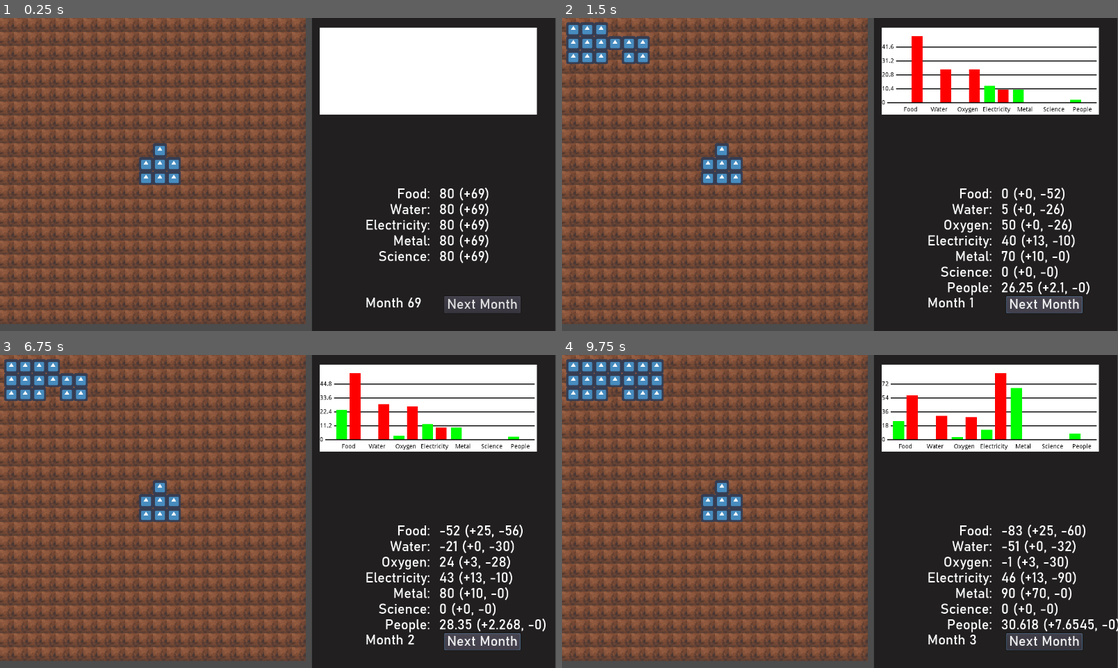
Above: before the commit, frames 1-4 (two rows, left to right).
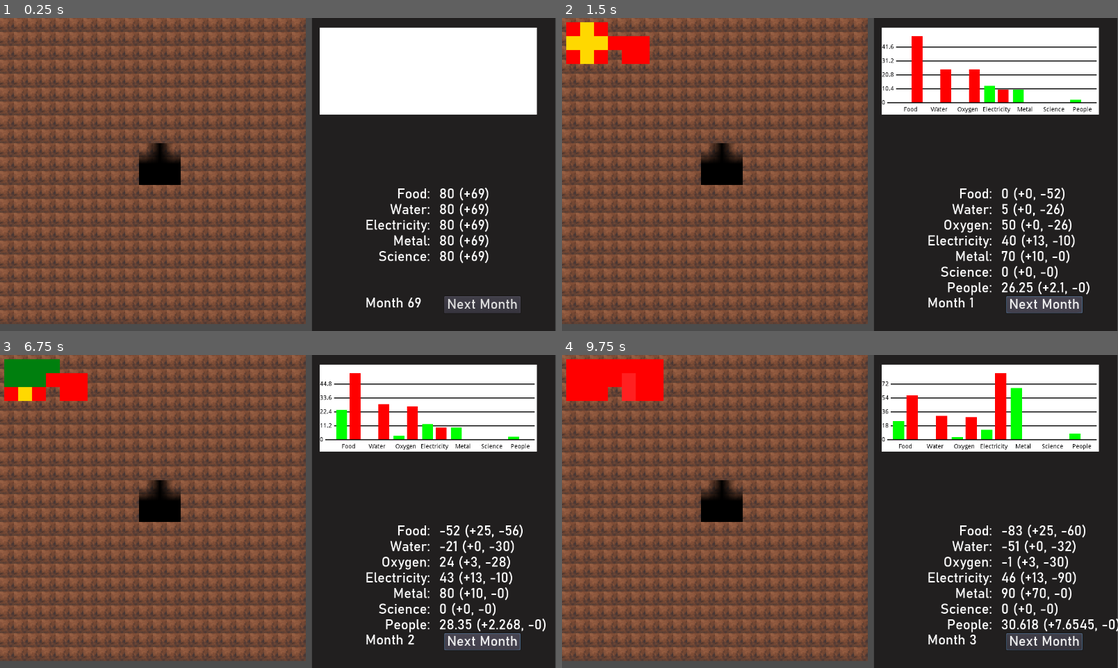
Above: after the commit, the same moments.

Repository: sirknightj/CEV-1
Game: Godot game, scene res://scenes/MainGameScene.tscn
The game is run twice, just before and just after one commit, with the same random seed, the same clock (stepped at 60 frames per second) and the same inputs. The engine's default icon, where the game draws it, is replaced by a stand-in: a white triangle on a blue panel in a dark square.
Inputs (mouse positions are in pixels of both pictures, inside the frame that each line leads up to):
- Up to frame 1 (0.25 s): no input
- Up to frame 2 (1.5 s): click "Next Month" at 0.5 s; click "Next Month" at 1.25 s
- Up to frame 3 (6.75 s): click (355, 414) at 2 s; click (361, 414) at 2.75 s; click (355, 433) at 3.5 s; click (355, 414) at 4.25 s; click (361, 414) at 5 s; click (355, 433) at 5.75 s; click "Next Month" at 6.5 s
- Up to frame 4 (9.75 s): click (917, 414) at 7.25 s; click (923, 414) at 8 s; click (917, 433) at 8.75 s; tap Enter at 9.5 s; drag from (723, 486) to (573, 367) at 9.52 s

The runs differ from the first frame. In frame 1, 0.9% of the frame differs, in the area x 25-33%, y 40-54%; in frame 2, 2.4%; in frame 3, 2.6%; in frame 4, 3.1%, in the area x 0-33%, y 1-54%.

Commit message:
Use textures for buildings

Diff:
--- a/source/scenes/Building.tscn
+++ b/source/scenes/Building.tscn
@@ -9,5 +9,11 @@
 visible = false
 modulate = Color( 1, 1, 1, 0.27451 )
 
+[node name="Sprite" type="Sprite" parent="Shadow"]
+centered = false
+
 [node name="Ghost" type="Node2D" parent="."]
 visible = false
+
+[node name="Sprite" type="Sprite" parent="."]
+centered = false
--- a/source/scenes/GridSquare.tscn
+++ b/source/scenes/GridSquare.tscn
@@ -1,11 +1,6 @@
-[gd_scene load_steps=3 format=2]
+[gd_scene load_steps=2 format=2]
 
-[ext_resource path="res://icon.png" type="Texture" id=1]
 [ext_resource path="res://scripts/GridSquare.gd" type="Script" id=2]
 
 [node name="GridSquare" type="Area2D"]
 script = ExtResource( 2 )
-
-[node name="Sprite" type="Sprite" parent="."]
-scale = Vector2( 0.625, 0.625 )
-texture = ExtResource( 1 )
--- a/source/scenes/buildings/CityCenter.tscn
+++ b/source/scenes/buildings/CityCenter.tscn
@@ -1,9 +1,11 @@
-[gd_scene load_steps=3 format=2]
+[gd_scene load_steps=4 format=2]
 
 [ext_resource path="res://scripts/CityCenter.gd" type="Script" id=1]
 [ext_resource path="res://scenes/Building.tscn" type="PackedScene" id=2]
+[ext_resource path="res://assets/images/center.png" type="Texture" id=3]
 
 [node name="CityCenter" instance=ExtResource( 2 )]
 script = ExtResource( 1 )
 locked = true
 shape = [ [ false, true, false ], [ true, true, true ], [ true, true, true ] ]
+texture = ExtResource( 3 )
--- a/source/scripts/Building.gd
+++ b/source/scripts/Building.gd
@@ -1,7 +1,16 @@
 extends Node2D
 class_name Building
 
-var _size : float
+const HOVER_MODULATE : Color = Color.white
+const DRAGGING_MODULATE : Color = Color.white
+const REGULAR_MODULATE : Color = Color.white
+
+const DRAGGING_Z_INDEX : int = 10
+const REGULAR_Z_INDEX : int = 1
+
+const SPRITE_BASE_SIZE : int = 1
+
+const _size : float = GameData.SQUARE_SIZE
 
 """
 	Buildings keep track of all of their own state, including resources, whether
@@ -34,7 +43,8 @@
 enum MouseState {
 	NONE,
 	HOVER,
-	DRAGGING
+	DRAGGING,
+	HOLDING
 }
 
 var _last_mouse_pos : Vector2
@@ -61,6 +71,8 @@
 export(Dictionary) var building_effects
 export(Dictionary) var building_cost
 export(int) var building_id = -1
+export(Color) var color
+export(Texture) var texture
 
 func init_shadow():
 	remove_child(_shadow)
@@ -71,10 +83,11 @@
 	assert(shape != null)
 	assert(building_effects != null)
 	assert(building_cost != null)
+	assert(color != null)
+	assert(texture != null)
 
 	if (building_id > 0 && building_id < GameData.BuildingType.size()):
 		set_name("AUTOGEN_" + GameData.BuildingType.keys()[building_id])
-	_size = GameData.SQUARE_SIZE
 	_last_mouse_pos = get_global_mouse_position()
 	_global_pos_next = global_position
 	_global_rot_next = 0
@@ -82,6 +95,12 @@
 	_ghost = get_node("Ghost")
 	call_deferred("init_shadow")
 
+	var scale = Vector2(_size / SPRITE_BASE_SIZE, _size / SPRITE_BASE_SIZE)
+	$Sprite.texture = texture
+	$Sprite.scale = scale
+	_shadow.get_node("Sprite").texture = texture
+	_shadow.get_node("Sprite").scale = scale
+
 	init_shape()
 	add_to_group("buildings")
 
@@ -105,7 +124,6 @@
 	var grid_square : GridSquare = square_scene.instance()
 	parent.add_child(grid_square)
 	grid_square.set_position(Vector2(y * _size + _size / 2, x * _size + _size / 2))
-	grid_square.set_sprite_size(_size)
 	return grid_square
 
 """
@@ -200,11 +218,13 @@
 		return
 
 	if (_mouse_state == MouseState.HOVER):
-		set_modulate(Color.aqua)
+		set_modulate(HOVER_MODULATE)
 	elif (_mouse_state == MouseState.DRAGGING):
-		set_modulate(Color.chartreuse)
+		set_modulate(DRAGGING_MODULATE)
+		set_z_index(DRAGGING_Z_INDEX)
 	else:
-		set_modulate(Color.white)
+		set_modulate(REGULAR_MODULATE)
+		set_z_index(REGULAR_Z_INDEX)
 
 	if (_mouse_state == MouseState.DRAGGING):
 		_shadow.visible = true
@@ -222,18 +242,22 @@
 	if (locked):
 		return
 
-	if (event.is_action_pressed("building_grab")
-			&& _mouse_state == MouseState.HOVER):
-		print("Grab ", get_name())
-		print("Adjacents: ", get_adjacent_buildings())
-		_last_mouse_pos = get_global_mouse_position()
-		_mouse_state = MouseState.DRAGGING
-
-	if (event.is_action_released("building_grab")
-			&& _mouse_state == MouseState.DRAGGING):
-		_mouse_state = MouseState.HOVER
-		_global_pos_next = _shadow.global_position
-		_global_rot_next = _shadow.rotation
+	if (event.is_action_pressed("building_grab")):
+		if (_mouse_state == MouseState.HOVER):
+			print("Grab ", get_name())
+			print("Adjacents: ", get_adjacent_buildings())
+			_last_mouse_pos = get_global_mouse_position()
+			_mouse_state = MouseState.DRAGGING
+		else:
+			_mouse_state = MouseState.HOLDING
+
+	if (event.is_action_released("building_grab")):
+		if (_mouse_state == MouseState.DRAGGING):
+			_mouse_state = MouseState.HOVER
+			_global_pos_next = _shadow.global_position
+			_global_rot_next = _shadow.rotation
+		else:
+			_mouse_state = MouseState.NONE
 
 	if (event.is_action_pressed("building_rotate")
 			&& _mouse_state == MouseState.DRAGGING):
--- a/source/scripts/GameData.gd
+++ b/source/scripts/GameData.gd
@@ -36,6 +36,54 @@
 	METAL,
 	SCIENCE,
 	PEOPLE
+}
+
+"""
+	A map of buildings to the color they should be
+"""
+const BUILDING_TO_COLOR : Dictionary = {
+	BuildingType.CENTER: Color.black,
+	BuildingType.ELEC1: Color.yellow,
+	BuildingType.ELEC2: Color.yellow,
+	BuildingType.ELEC3: Color.yellow,
+	BuildingType.END1: Color.darkcyan,
+	BuildingType.FOOD1: Color.green,
+	BuildingType.FOOD2: Color.green,
+	BuildingType.FOOD3: Color.green,
+	BuildingType.METAL1: Color.red,
+	BuildingType.METAL2: Color.red,
+	BuildingType.OXY1: Color.pink,
+	BuildingType.OXY2: Color.pink,
+	BuildingType.OXY3: Color.pink,
+	BuildingType.SCI1: Color.purple,
+	BuildingType.SCI2: Color.purple,
+	BuildingType.WATER1: Color.blue,
+	BuildingType.WATER2: Color.blue,
+	BuildingType.WATER3: Color.blue
+}
+
+"""
+	A map of buildings to their texture file
+"""
+const BUILDING_TO_TEXTURE : Dictionary = {
+	BuildingType.CENTER: preload("res://assets/images/center.png"),
+	BuildingType.ELEC1: preload("res://assets/images/elec1.png"),
+	BuildingType.ELEC2: preload("res://assets/images/elec2.png"),
+	BuildingType.ELEC3: preload("res://assets/images/elec3.png"),
+	BuildingType.END1: preload("res://assets/images/end1.png"),
+	BuildingType.FOOD1: preload("res://assets/images/food1.png"),
+	BuildingType.FOOD2: preload("res://assets/images/food2.png"),
+	BuildingType.FOOD3: preload("res://assets/images/food3.png"),
+	BuildingType.METAL1: preload("res://assets/images/metal1.png"),
+	BuildingType.METAL2: preload("res://assets/images/metal2.png"),
+	BuildingType.OXY1: preload("res://assets/images/oxy1.png"),
+	BuildingType.OXY2: preload("res://assets/images/oxy2.png"),
+	BuildingType.OXY3: preload("res://assets/images/oxy3.png"),
+	BuildingType.SCI1: preload("res://assets/images/sci1.png"),
+	BuildingType.SCI2: preload("res://assets/images/sci2.png"),
+	BuildingType.WATER1: preload("res://assets/images/water1.png"),
+	BuildingType.WATER2: preload("res://assets/images/water2.png"),
+	BuildingType.WATER3: preload("res://assets/images/water3.png")
 }
 
 """
--- a/source/scripts/GridSquare.gd
+++ b/source/scripts/GridSquare.gd
@@ -1,7 +1,8 @@
 extends Area2D
 class_name GridSquare
 
-var sprite : Sprite
+const SPRITE_BASE_SIZE = 1
+
 var shape : RectangleShape2D
 var is_ghost_square : bool = false
 
@@ -9,13 +10,9 @@
 	var owner = create_shape_owner(self)
 	shape = RectangleShape2D.new()
 	shape_owner_add_shape(owner, shape)
-	sprite = get_node("Sprite")
 
 func set_collision_box_size(size : float):
 	shape.extents = Vector2(size / 2, size / 2)
-
-func set_sprite_size(size : float):
-	sprite.scale = Vector2(size / 64, size / 64)
 
 func get_adjacent_buildings():
 	var buildings : Dictionary = {}
@@ -26,3 +23,6 @@
 					|| is_equal_approx(area.global_position.y, global_position.y))):
 			buildings[area.get_parent()] = true
 	return buildings.keys()
+
+func set_color(color : Color):
+	set_modulate(color)
--- a/source/scripts/MainGameScene.gd
+++ b/source/scripts/MainGameScene.gd
@@ -105,6 +105,7 @@
 	building.building_effects = building_stats.effects
 	building.building_cost = building_stats.cost
 	building.building_id = key
+	building.texture = GameData.BUILDING_TO_TEXTURE[key]
 	add_child(building)
 	building.set_position(building.snapped(Vector2(_x, _y)))
 
